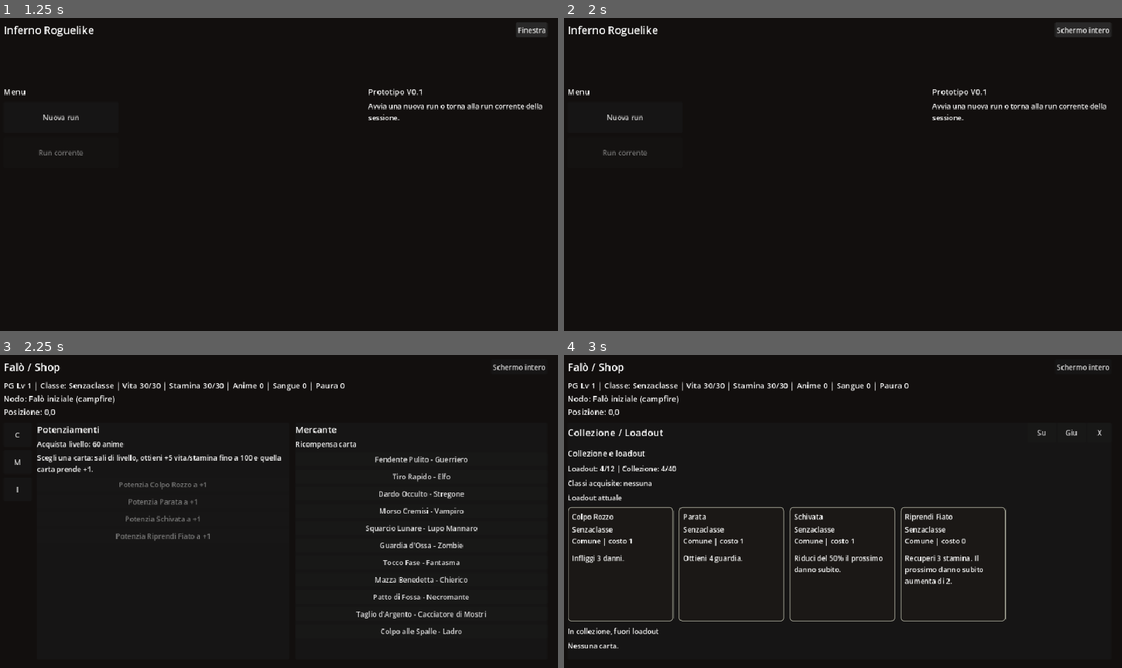
Above: before the commit, frames 1-4 (two rows, left to right).
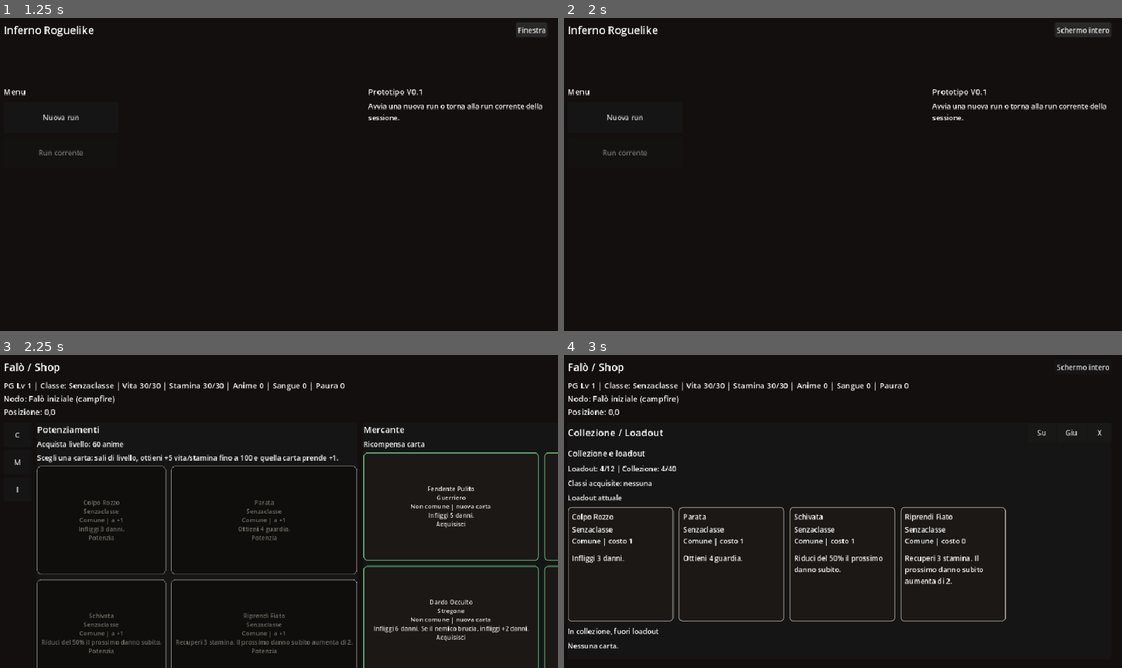
Above: after the commit, the same moments.

Repository: Chivas1504/Gioco
Game: Godot game, scene res://scenes/main.tscn
Same seed, same stepped clock (60 frames per second), same inputs: the game is played once before the commit and once after it.
Inputs:
- Up to frame 1 (1.25 s): click "Schermo intero" at 0.5 s
- Up to frame 2 (2 s): click "Finestra" at 1.25 s
- Up to frame 3 (2.25 s): click "Nuova run" at 2 s
- Up to frame 4 (3 s): click "C" at 2.75 s

Frames 1-2 are identical in both runs. In frame 3, 7.0% of the frame differs, in the area x 6-100%, y 2-100%; in frame 4, nothing differs.

Commit message:
Style card actions as card panels

Diff:
--- a/scripts/main.gd
+++ b/scripts/main.gd
@@ -365,18 +365,12 @@
 	for card_id in run_state.loadout:
 		var card = GameDatabase.get_card(card_id)
 		var button = Button.new()
-		var level = run_state.get_card_level(card_id)
 		var cost = combat_state.get_card_cost_for_current_intent(card_id)
-		button.custom_minimum_size = Vector2(220, 118)
-		button.text = "%s%s\n%s | costo %d\n%s" % [
-			card.get("name", card_id),
-			(" +" + str(level)) if level > 0 else "",
-			_rarity_label(card.get("rarity", "")),
-			cost,
-			card.get("effect_text", ""),
-		]
+		button.custom_minimum_size = Vector2(190, 260)
+		button.text = _get_card_display_text(card_id, "costo %d" % cost, "Gioca")
 		button.tooltip_text = "Classe: %s" % GameDatabase.get_class_name(card.get("class_id", CardRules.CLASS_NEUTRAL))
 		button.disabled = not combat_state.can_play_card(card_id)
+		_apply_card_button_style(button, card)
 		button.pressed.connect(_on_card_pressed.bind(card_id))
 		card_grid.add_child(button)
 
@@ -645,6 +639,50 @@
 			return Color(0.42, 0.38, 0.34)
 
 
+func _get_card_display_text(card_id: String, detail_text: String, action_text: String) -> String:
+	var card = GameDatabase.get_card(card_id)
+	if card.is_empty():
+		return "%s\nCarta non trovata" % card_id
+	var level = run_state.get_card_level(card_id)
+	var level_text = " +%d" % level if level > 0 else ""
+	var class_id = String(card.get("class_id", CardRules.CLASS_NEUTRAL))
+	return "%s%s\n%s\n%s | %s\n\n%s\n\n%s" % [
+		card.get("name", card_id),
+		level_text,
+		GameDatabase.get_class_name(class_id),
+		_rarity_label(card.get("rarity", "")),
+		detail_text,
+		card.get("effect_text", ""),
+		action_text,
+	]
+
+
+func _apply_card_button_style(button: Button, card: Dictionary) -> void:
+	var rarity = String(card.get("rarity", "")) if not card.is_empty() else ""
+	button.add_theme_stylebox_override("normal", _make_card_button_style(rarity, 0.105, 2))
+	button.add_theme_stylebox_override("hover", _make_card_button_style(rarity, 0.145, 3))
+	button.add_theme_stylebox_override("pressed", _make_card_button_style(rarity, 0.075, 3))
+	button.add_theme_stylebox_override("disabled", _make_card_button_style(rarity, 0.06, 1))
+	button.add_theme_color_override("font_color", Color(0.92, 0.90, 0.86))
+	button.add_theme_color_override("font_hover_color", Color(1.0, 0.96, 0.86))
+	button.add_theme_color_override("font_pressed_color", Color(0.86, 0.80, 0.70))
+	button.add_theme_color_override("font_disabled_color", Color(0.46, 0.44, 0.40))
+	button.add_theme_font_size_override("font_size", 14)
+
+
+func _make_card_button_style(rarity: String, shade: float, border_width: int) -> StyleBoxFlat:
+	var style = StyleBoxFlat.new()
+	style.bg_color = Color(shade, shade * 0.92, shade * 0.82)
+	style.border_color = _rarity_color(rarity)
+	style.set_border_width_all(border_width)
+	style.set_corner_radius_all(8)
+	style.content_margin_left = 10
+	style.content_margin_top = 10
+	style.content_margin_right = 10
+	style.content_margin_bottom = 10
+	return style
+
+
 func _add_map_popup_content(parent: VBoxContainer) -> void:
 	var title = Label.new()
 	title.text = "Mappa"
@@ -731,13 +769,22 @@
 	level_hint.text = "Scegli una carta: sali di livello, ottieni +5 vita/stamina fino a 100 e quella carta prende +1."
 	content.add_child(level_hint)
 
+	var level_grid = GridContainer.new()
+	level_grid.columns = 2
+	level_grid.size_flags_horizontal = Control.SIZE_EXPAND_FILL
+	level_grid.add_theme_constant_override("h_separation", 12)
+	level_grid.add_theme_constant_override("v_separation", 12)
+	content.add_child(level_grid)
+
 	for card_id in run_state.collection:
 		var card = GameDatabase.get_card(card_id)
 		var level_button = Button.new()
-		level_button.text = "Potenzia %s a +%d" % [card.get("name", card_id), run_state.get_card_level(card_id) + 1]
+		level_button.custom_minimum_size = Vector2(180, 245)
+		level_button.text = _get_card_display_text(card_id, "a +%d" % (run_state.get_card_level(card_id) + 1), "Potenzia")
 		level_button.disabled = run_state.get_material("anime") < run_state.next_level_cost()
+		_apply_card_button_style(level_button, card)
 		level_button.pressed.connect(_on_level_up_pressed.bind(card_id))
-		content.add_child(level_button)
+		level_grid.add_child(level_button)
 
 
 func _add_reward_shop_box(parent: Control) -> void:
@@ -768,14 +815,23 @@
 	reward_title.add_theme_font_size_override("font_size", 16)
 	content.add_child(reward_title)
 
+	var reward_grid = GridContainer.new()
+	reward_grid.columns = 2
+	reward_grid.size_flags_horizontal = Control.SIZE_EXPAND_FILL
+	reward_grid.add_theme_constant_override("h_separation", 12)
+	reward_grid.add_theme_constant_override("v_separation", 12)
+	content.add_child(reward_grid)
+
 	for card_id in REWARD_POOL:
 		if run_state.collection.has(card_id):
 			continue
 		var card = GameDatabase.get_card(card_id)
 		var reward_button = Button.new()
-		reward_button.text = "%s - %s" % [card.get("name", card_id), GameDatabase.get_class_name(card.get("class_id", ""))]
+		reward_button.custom_minimum_size = Vector2(180, 245)
+		reward_button.text = _get_card_display_text(card_id, "nuova carta", "Acquisisci")
+		_apply_card_button_style(reward_button, card)
 		reward_button.pressed.connect(_on_reward_card_pressed.bind(card_id))
-		content.add_child(reward_button)
+		reward_grid.add_child(reward_button)
 
 	if run_state.has_shadow():
 		var shadow_title = Label.new()
@@ -888,7 +944,9 @@
 			continue
 		var card = GameDatabase.get_card(card_id)
 		var reward_button = Button.new()
-		reward_button.text = "%s - %s" % [card.get("name", card_id), GameDatabase.get_class_name(card.get("class_id", ""))]
+		reward_button.custom_minimum_size = Vector2(180, 245)
+		reward_button.text = _get_card_display_text(card_id, "nuova carta", "Acquisisci")
+		_apply_card_button_style(reward_button, card)
 		reward_button.pressed.connect(_on_reward_card_pressed.bind(card_id))
 		safe_panel.add_child(reward_button)
 
@@ -929,8 +987,10 @@
 	for card_id in run_state.collection:
 		var card = GameDatabase.get_card(card_id)
 		var level_button = Button.new()
-		level_button.text = "Compra Lv + potenzia %s a +%d" % [card.get("name", card_id), run_state.get_card_level(card_id) + 1]
+		level_button.custom_minimum_size = Vector2(180, 245)
+		level_button.text = _get_card_display_text(card_id, "a +%d" % (run_state.get_card_level(card_id) + 1), "Potenzia")
 		level_button.disabled = run_state.get_material("anime") < run_state.next_level_cost()
+		_apply_card_button_style(level_button, card)
 		level_button.pressed.connect(_on_level_up_pressed.bind(card_id))
 		safe_panel.add_child(level_button)
 
